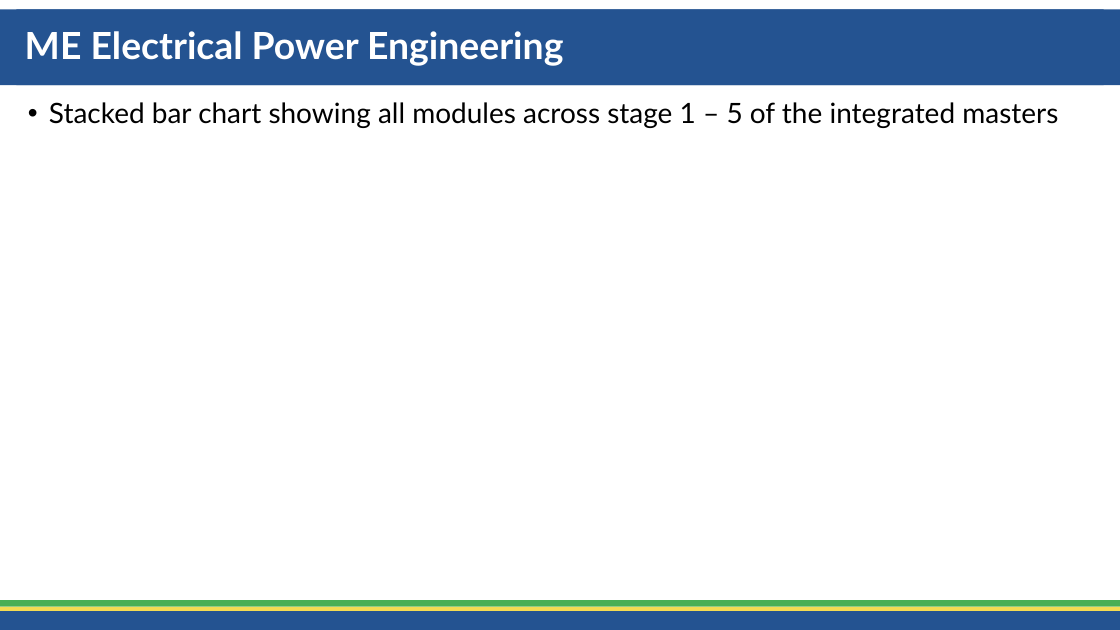
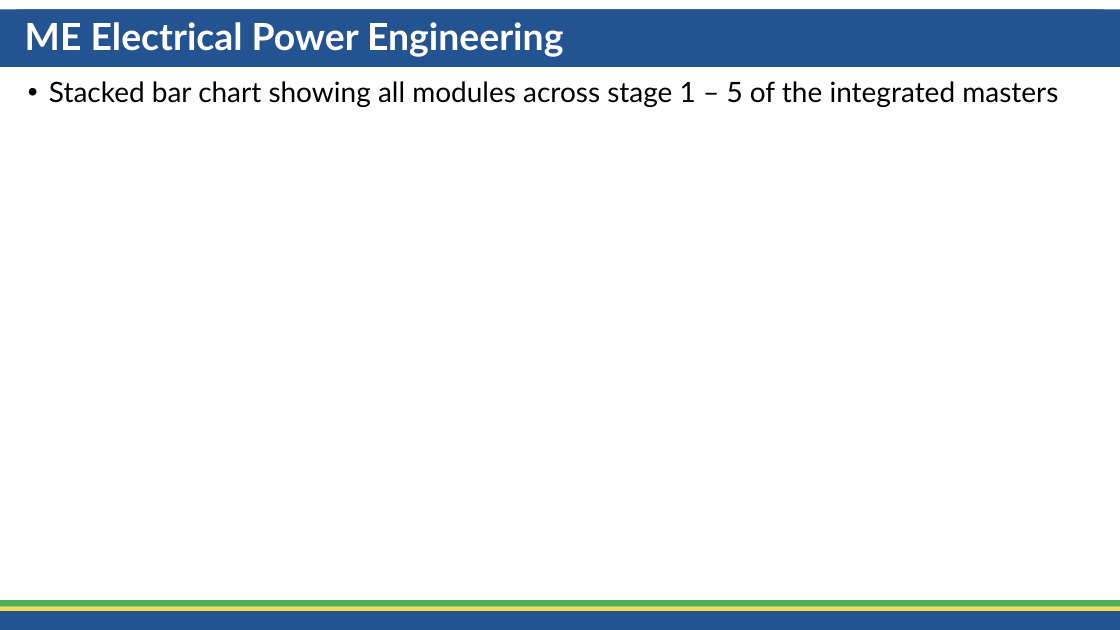
Before and after one commit to CathaloFaolain/ChatGPTAssessment, a slide deck: slide 5 of Slides/Schools Snapshot/AssessmentOverview_SEEE_202306.pptx. Drawn at 1120x630 pixels with LibreOffice and Linux fonts; fonts in the diff are those of the drawing. Boxes give left, top, right and bottom in pixels: in the first picture for what was removed or moved away, otherwise in the second. Text is boxed around its words. In the diff, an @@ line names an element or a change of style, - is before the commit and + after.

```diff
--- a/Slides/Schools Snapshot/AssessmentOverview_SEEE_202306.pptx
+++ b/Slides/Schools Snapshot/AssessmentOverview_SEEE_202306.pptx
@@ rectangle: place and size @@
-rectangle at (0, 9, 1120, 85)
+rectangle at (0, 9, 1120, 67)
@@ title "ME Electrical Power Engineering": place and size @@
-title "ME Electrical Power Engineering" at (16, 9, 1103, 85)
+title "ME Electrical Power Engineering" at (16, 9, 1103, 67)
@@ text "Stacked bar chart showing all ...": place and size @@
-text "Stacked bar chart showing all ..." at (49, 102, 1058, 128)
+text "Stacked bar chart showing all ..." at (49, 81, 1058, 107)
```
Also in this commit, not shown: 3 other slides changed, 7 other files.
